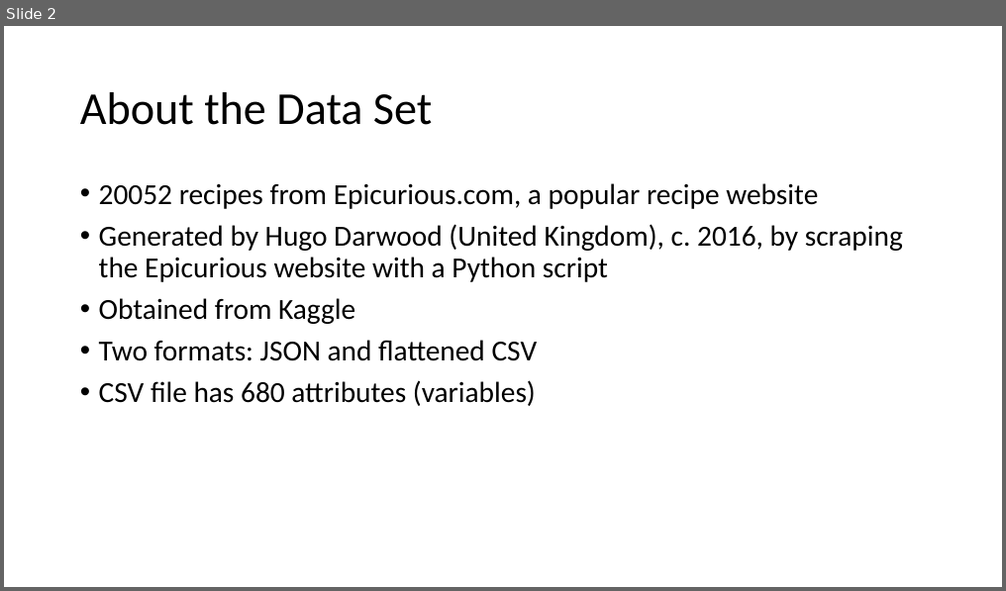
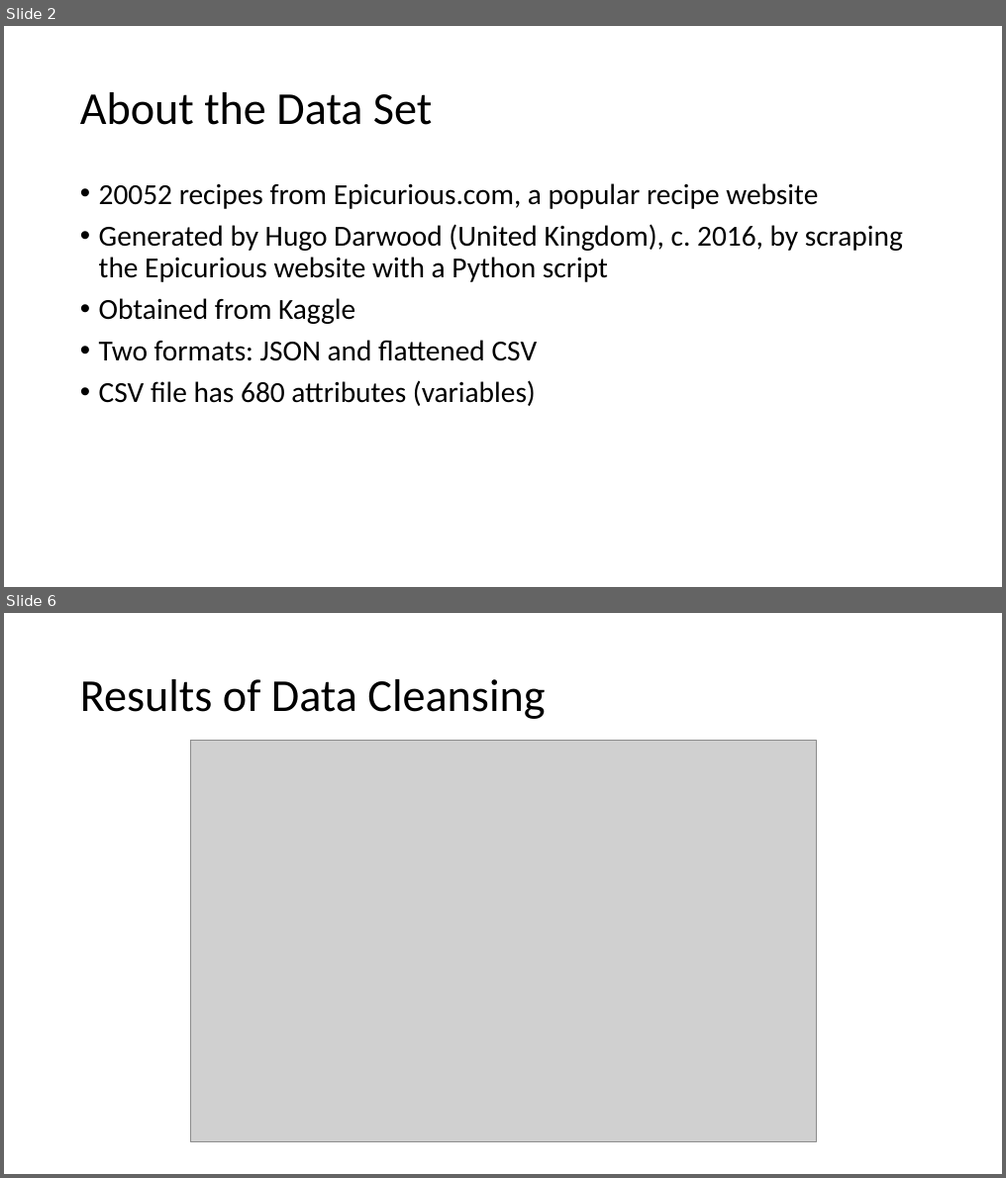
Before and after one commit to larmstrong/epicurious-analysis, a slide deck: FinalPresentation.pptx. Shown one above the other, each under a label of ours: slide 2 before the commit, slides 2 and 6 after it; the slides between them are not shown. The pictures are 1006x591 and 1006x1178 pixels, drawn with LibreOffice and Linux fonts; fonts in the diff are those of the drawing; grey boxes stand for pictures. Boxes give left, top, right and bottom in pixels: in the first picture for what was removed or moved away, otherwise in the second. Text is boxed around its words. In the diff, an @@ line names an element or a change of style, - is before the commit and + after.

Commit message:
Generated report of data elimination via ggplot. Updated final report.

```diff
--- a/FinalPresentation.pptx
+++ b/FinalPresentation.pptx
@@ slide 6 added at [4, 613, 1002, 1174], background #FFFFFF @@
@@ title added at [80, 679, 545, 719], 44 pt, text #000000 @@
+Results of Data Cleansing
@@ picture added at [190, 741, 816, 1143] @@
```
Also in this commit, not shown: 1 slide changed, 1 other slide added, 2 other files.
